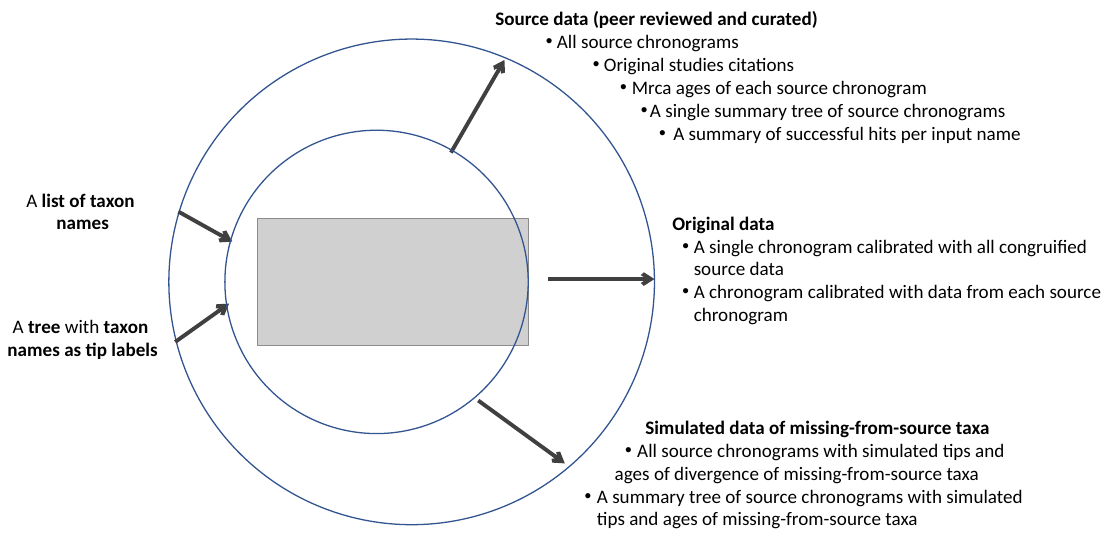
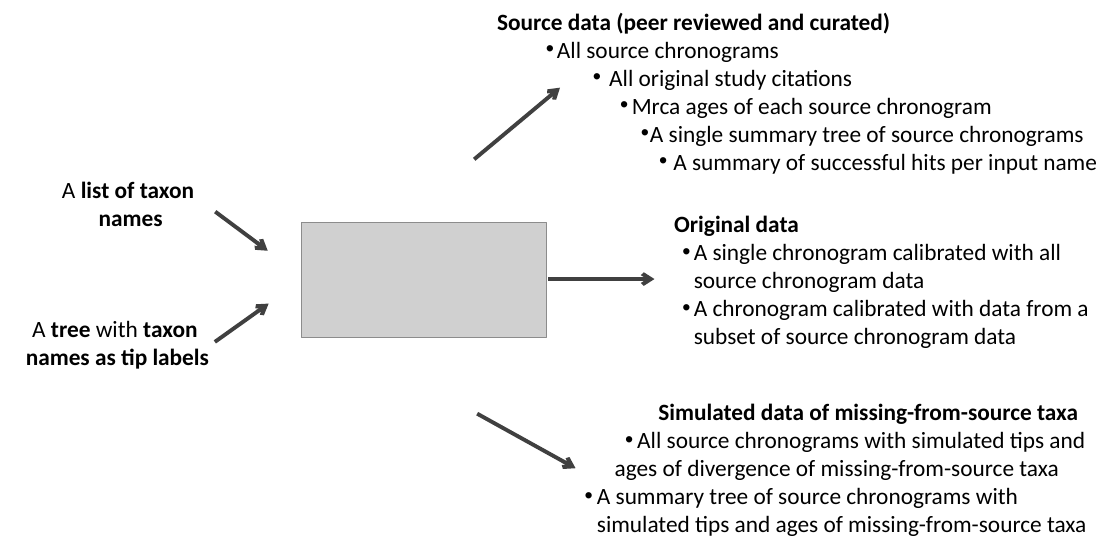
Before and after one commit to LunaSare/datelife_paper1, a slide deck: slide 1 of Fig1.pptx. Drawn at 1120x560 pixels with LibreOffice and Linux fonts; fonts in the diff are those of the drawing; grey boxes stand for pictures. Boxes give left, top, right and bottom in pixels: in the first picture for what was removed or moved away, otherwise in the second. Text is boxed around its words. In the diff, an @@ line names an element or a change of style, - is before the commit and + after.

```diff
--- a/Fig1.pptx
+++ b/Fig1.pptx
@@ text at bbox=[497, 13, 1097, 174]: size 14.7 to 18 pt in "Source data (peer reviewed and curated)", "All source chronograms", "Mrca ages of each source chronogram", "A single summary tree of source chronograms" and 1 more places @@
@@ ellipse at bbox=[169, 39, 654, 525]: outline #325491 1 pt to #FFFFFF 1 pt @@
@@ arrow moved from (504, 60) - (451, 153) to (560, 88) - (474, 160) @@
@@ text at bbox=[609, 69, 852, 90]: text changed; size 14.7 to 18 pt @@
-  • Original studies citations
+  • All original study citations
@@ ellipse at bbox=[225, 131, 528, 434]: outline #325491 1 pt to #FFFFFF 1 pt @@
@@ size 14.7 to 18 pt in 3 elements at bbox=[597, 403, 1086, 536], bbox=[26, 320, 209, 369], bbox=[62, 181, 194, 226] @@
@@ text "A list of taxon": place and size @@
-text "A list of taxon" at bbox=[26, 193, 135, 229]
+text "A list of taxon" at bbox=[62, 181, 194, 226]
@@ arrow moved from (232, 242) - (178, 212) to (268, 251) - (216, 212) @@
@@ picture: place and size @@
-picture at bbox=[257, 218, 528, 345]
+picture at bbox=[301, 223, 547, 338]
@@ text at bbox=[674, 215, 799, 236]: size 14.7 to 18 pt in "Original data" @@
@@ text at bbox=[694, 243, 1088, 348]: text changed; size 14.7 to 18 pt @@
-• A single chronogram calibrated with all congruified source data
-• A chronogram calibrated with data from each source chronogram
+• A single chronogram calibrated with all source chronogram data
+• A chronogram calibrated with data from a subset of source chronogram data
@@ text "A tree with taxon": place and size @@
-text "A tree with taxon" at bbox=[7, 319, 157, 359]
+text "A tree with taxon" at bbox=[26, 320, 209, 369]
@@ arrow moved from (229, 303) - (175, 342) to (269, 303) - (215, 342) @@
@@ arrow moved from (565, 464) - (478, 400) to (576, 469) - (477, 413) @@
@@ text "Simulated data of missing-from-source taxa": place and size @@
-text "Simulated data of missing-from-source taxa" at bbox=[597, 420, 1022, 529]
+text "Simulated data of missing-from-source taxa" at bbox=[597, 403, 1086, 536]
```
Also in this commit, not shown: 9 other files.
